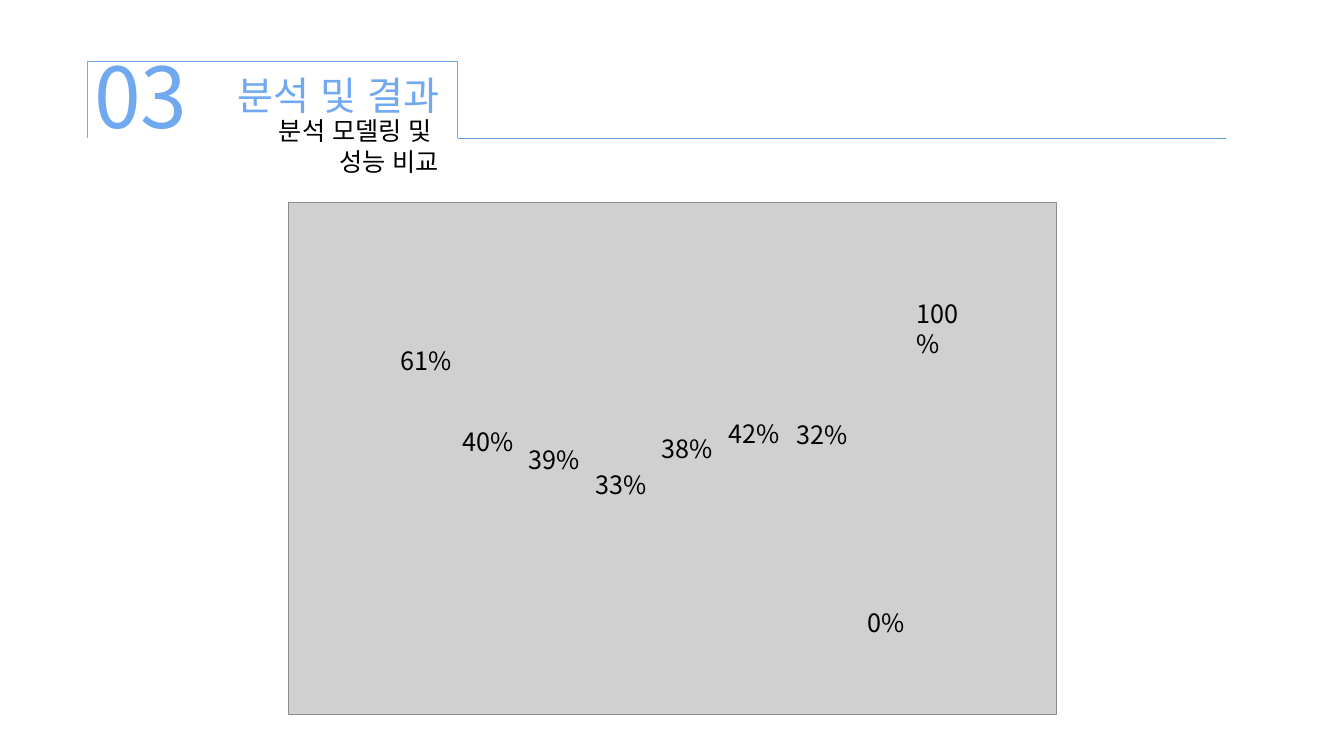
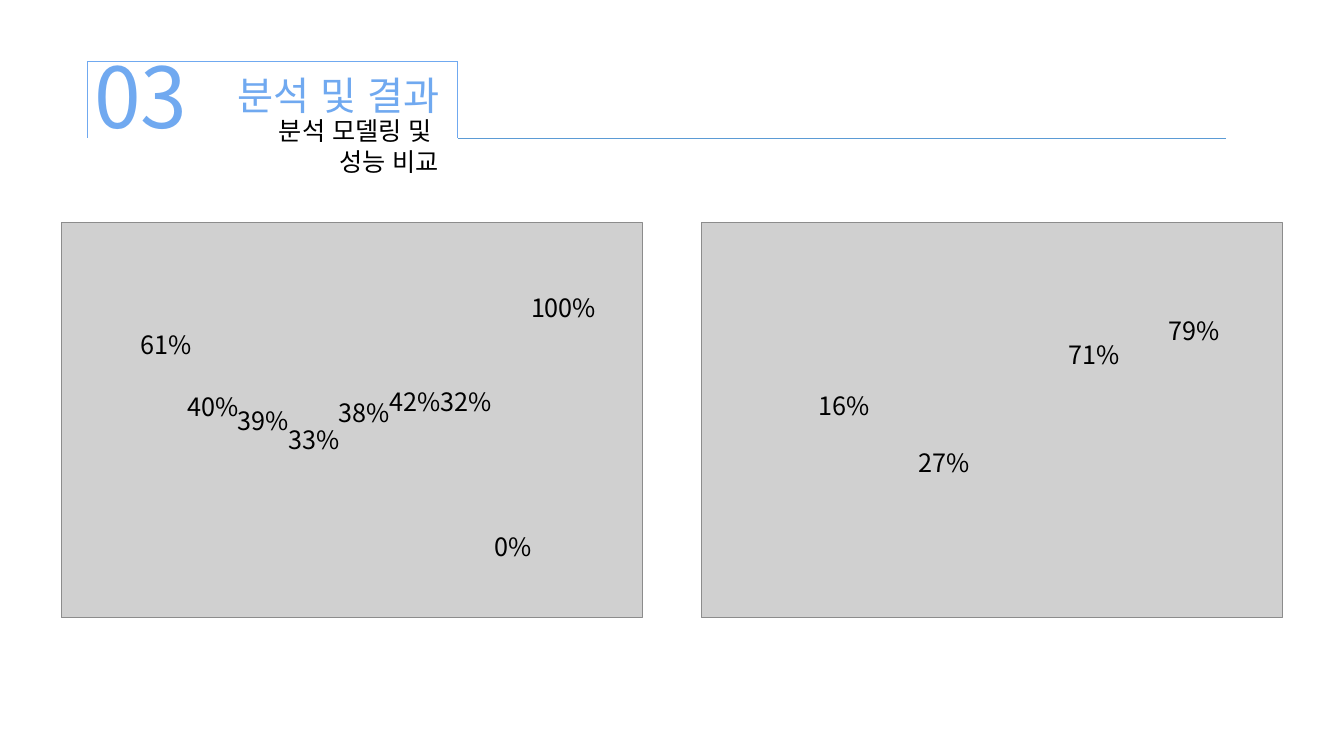
Before and after one commit to xddongx/flexink, a slide deck: slide 12 of titanic/titanic_KDH.pptx. Drawn at 1344x756 pixels with LibreOffice and Linux fonts; fonts in the diff are those of the drawing; grey boxes stand for pictures. Boxes give left, top, right and bottom in pixels: in the first picture for what was removed or moved away, otherwise in the second. Text is boxed around its words. In the diff, an @@ line names an element or a change of style, - is before the commit and + after.

```diff
--- a/titanic/titanic_KDH.pptx
+++ b/titanic/titanic_KDH.pptx
@@ picture: place and size @@
-picture at <box>288,203,1057,715</box>
+picture at <box>62,223,642,618</box>
@@ picture added at <box>702,223,1282,618</box> @@
@@ text "100%" rewrapped from <box>916,304,958,324</box> to <box>531,298,596,318</box> @@
@@ text "61%": place and size @@
-text "61%" at <box>400,351,451,371</box>
+text "61%" at <box>141,335,192,355</box>
@@ text added at <box>1169,321,1220,341</box>, 18 pt, text #000000 @@
+79%
@@ text added at <box>1069,345,1120,365</box>, 18 pt, text #000000 @@
+71%
@@ text "40%": place and size @@
-text "40%" at <box>463,432,514,452</box>
+text "40%" at <box>188,397,239,417</box>
@@ text "42%" rewrapped from <box>729,424,780,444</box> to <box>338,392,491,423</box> @@
@@ text "32%" rewrapped from <box>796,425,847,445</box> to <box>338,392,491,423</box> @@
@@ text "39%": place and size @@
-text "39%" at <box>529,450,580,470</box>
+text "39%" at <box>238,411,289,431</box>
@@ text "33%": place and size @@
-text "33%" at <box>595,475,646,495</box>
+text "33%" at <box>288,430,339,450</box>
@@ text "38%" rewrapped from <box>661,439,712,459</box> to <box>338,392,491,423</box> @@
@@ text added at <box>819,396,870,416</box>, 18 pt, text #000000 @@
+16%
@@ text added at <box>919,453,970,473</box>, 18 pt, text #000000 @@
+27%
@@ text "0%": place and size @@
-text "0%" at <box>868,613,905,633</box>
+text "0%" at <box>494,537,531,557</box>
```
Also in this commit, not shown: 8 other files.
